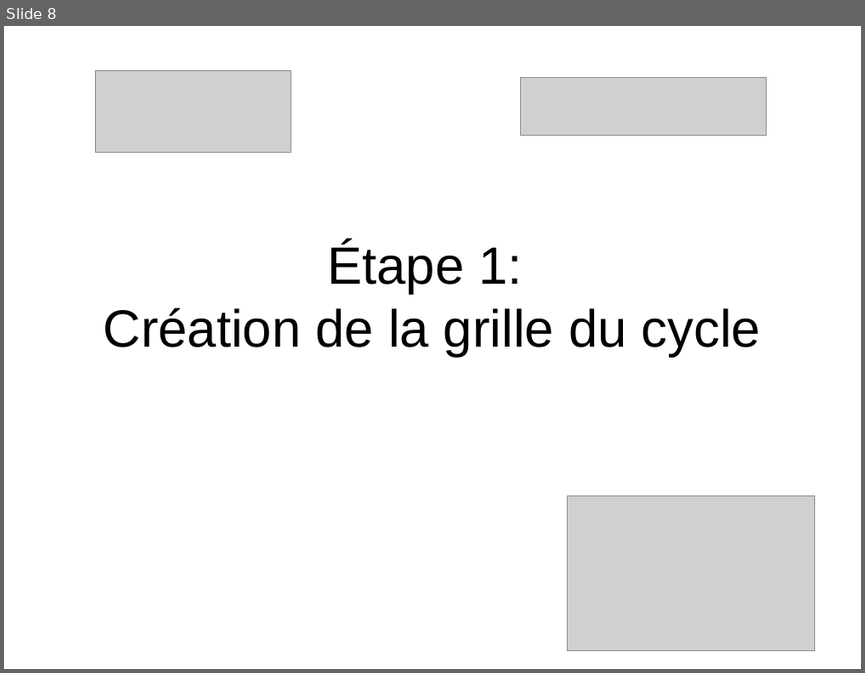
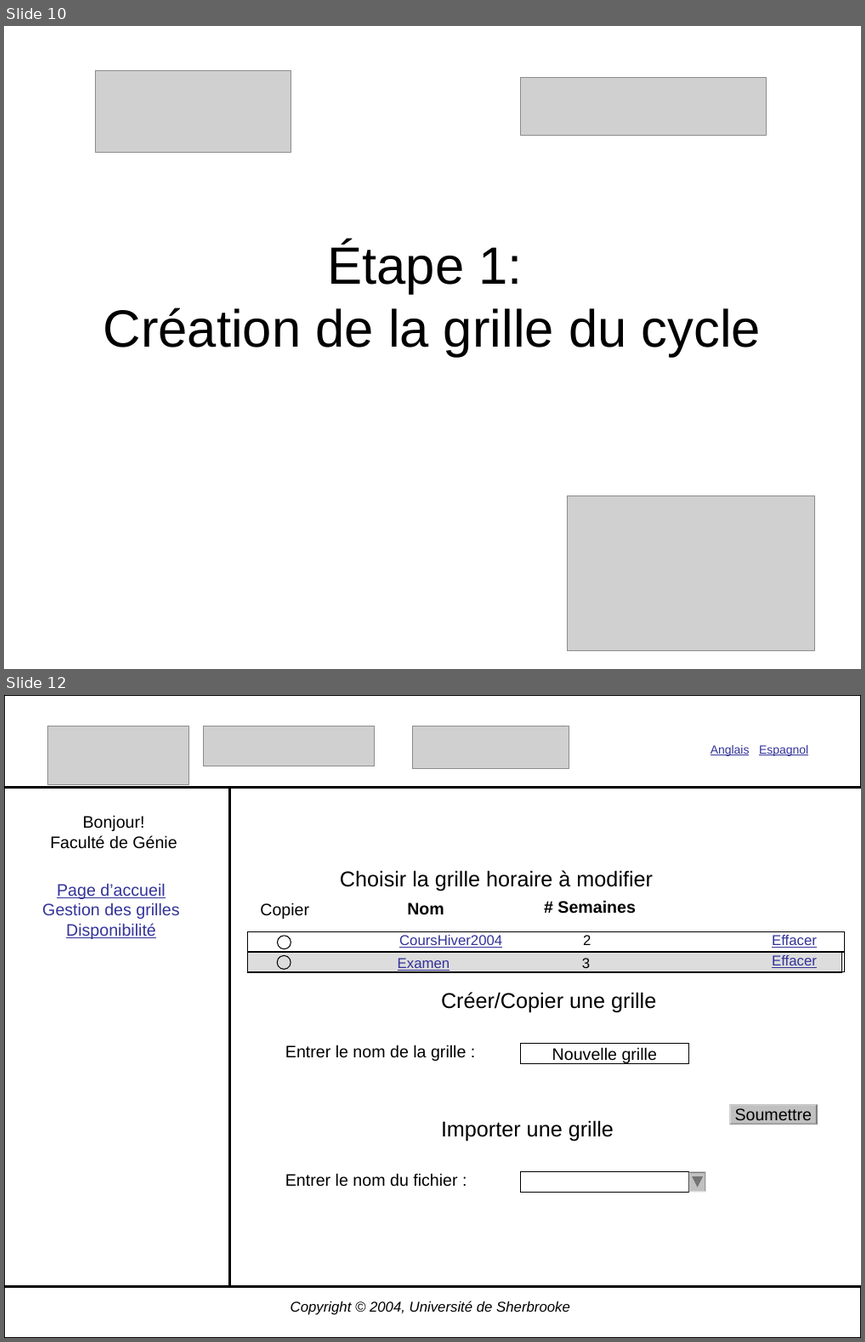
Before and after one commit to gonr1001/diamant, a slide deck: Diamant2.0/Conception/CreationGrille--2.ppt. Shown one above the other, each under a label of ours: slide 8 before the commit, slides 10 and 12 after it; the slides between them are not shown. The pictures are 865x673 and 865x1342 pixels, drawn with LibreOffice and Linux fonts; fonts in the diff are those of the drawing; grey boxes stand for pictures. Boxes give left, top, right and bottom in pixels: in the first picture for what was removed or moved away, otherwise in the second. Text is boxed around its words. In the diff, an @@ line names an element or a change of style, - is before the commit and + after.

```diff
--- a/Diamant2.0/Conception/CreationGrille--2.ppt
+++ b/Diamant2.0/Conception/CreationGrille--2.ppt
@@ slide 12 added at box(4, 695, 861, 1338), background #FFFFFF @@
@@ rectangle added at box(4, 695, 861, 787), outline #000000 2.01 pt @@
@@ picture added at box(47, 726, 189, 785) @@
@@ picture added at box(203, 726, 374, 766) @@
@@ picture added at box(412, 726, 568, 768) @@
@@ text added at box(710, 745, 808, 756), 10 pt, text #333399, underline @@
+Anglais Espagnol
@@ rectangle added at box(4, 787, 230, 1287), outline #000000 2.01 pt @@
@@ text added at box(50, 815, 177, 849), 14 pt, text #000000 @@
+Bonjour!
+Faculté de Génie
@@ text added at box(340, 870, 653, 891), 18 pt, text #000000 @@
+Choisir la grille horaire à modifier
@@ text added at box(42, 883, 179, 939), 14 pt, text #333399, underline @@
+Page d’accueil
+Gestion des grilles
+Disponibilité
@@ text added at box(260, 902, 309, 919), 14 pt, text #000000 @@
+Copier
@@ text added at box(407, 902, 444, 915), 14 pt, text #000000, bold @@
+Nom
@@ text added at box(557, 900, 636, 913), 14 pt, text #000000, bold @@
+# Semaines
@@ rectangle added at box(247, 932, 844, 953), outline #000000 0.74 pt @@
@@ ellipse added at box(278, 936, 291, 949), outline #000000 0.74 pt @@
@@ text added at box(399, 935, 502, 947), 12 pt, text #333399, underline @@
+CoursHiver2004
@@ text added at box(583, 935, 590, 945), 12 pt, text #000000 @@
+2
@@ text added at box(772, 935, 817, 947), 12 pt, text #333399, underline @@
+Effacer
@@ rectangle added at box(247, 953, 841, 974), fill #DDDDDD, outline #000000 0.74 pt @@
@@ rectangle added at box(247, 952, 844, 973), outline #000000 0.74 pt @@
@@ ellipse added at box(278, 955, 291, 970), outline #000000 0.74 pt @@
@@ text added at box(398, 958, 450, 970), 12 pt, text #333399, underline @@
+Examen
@@ text added at box(582, 958, 590, 968), 12 pt, text #000000 @@
+3
@@ text added at box(772, 955, 817, 968), 12 pt, text #333399, underline @@
+Effacer
@@ text added at box(441, 992, 656, 1013), 18 pt, text #000000 @@
+Créer/Copier une grille
@@ text added at box(285, 1044, 466, 1061), 14 pt, text #000000 @@
+Entrer le nom de la grille :
@@ rectangle added at box(520, 1043, 688, 1063), outline #000000 0.74 pt, 14 pt, text #000000 @@
+Nouvelle grille
@@ text added at box(441, 1120, 613, 1141), 18 pt, text #000000 @@
+Importer une grille
@@ freeform shape added at box(730, 1104, 817, 1124), fill #C0C0C0, 14 pt, text #000000 @@
+Soumettre
@@ text added at box(285, 1173, 457, 1186), 14 pt, text #000000 @@
+Entrer le nom du fichier :
@@ rectangle added at box(520, 1171, 688, 1192), outline #000000 0.74 pt @@
@@ freeform shape added at box(688, 1171, 706, 1192), fill #C0C0C0 @@
@@ rectangle added at box(4, 1287, 861, 1338), outline #000000 2.01 pt @@
@@ text added at box(290, 1300, 570, 1315), 12 pt, text #000000, italic @@
+Copyright © 2004, Université de Sherbrooke
@@ what was slide 8 is now slide 10 @@
```
Also in this commit, not shown: 3 slides changed, 8 other slides added.
